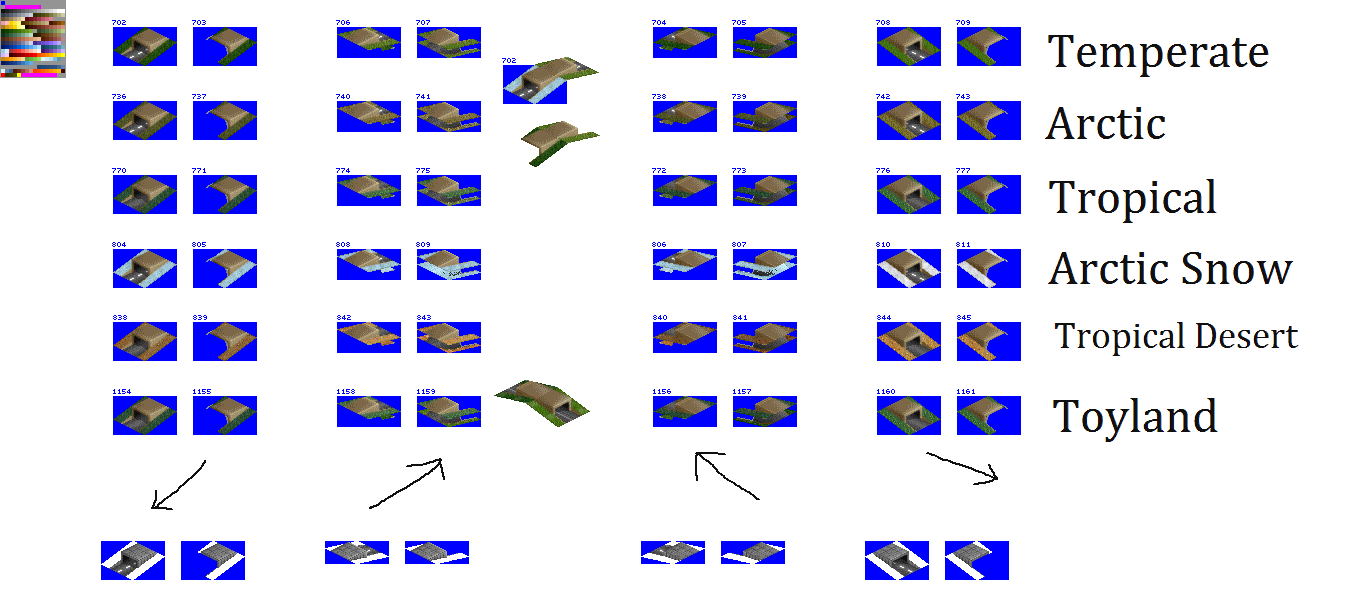
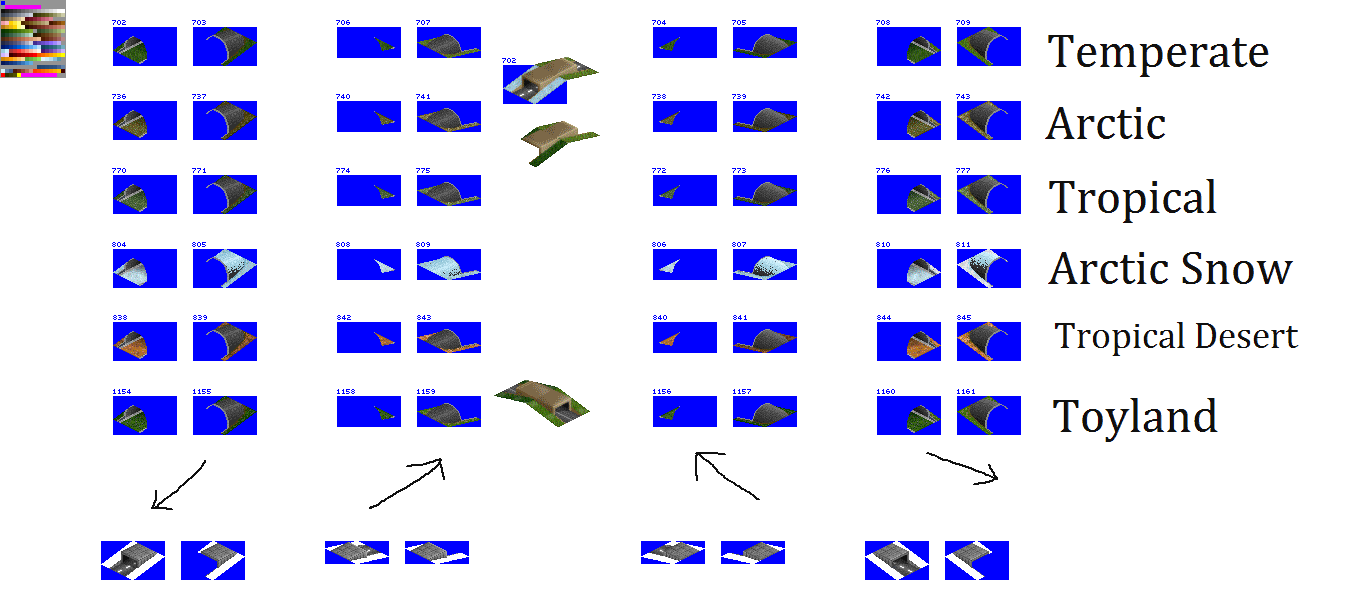
Layers edited between the first and the second 1370 × 604 image:
hid "CLASSIC", painted on it over [113, 27, 1004, 435]
hid "OPENGFX", moved it above "UBIFY", painted on it over [113, 27, 1004, 435]
